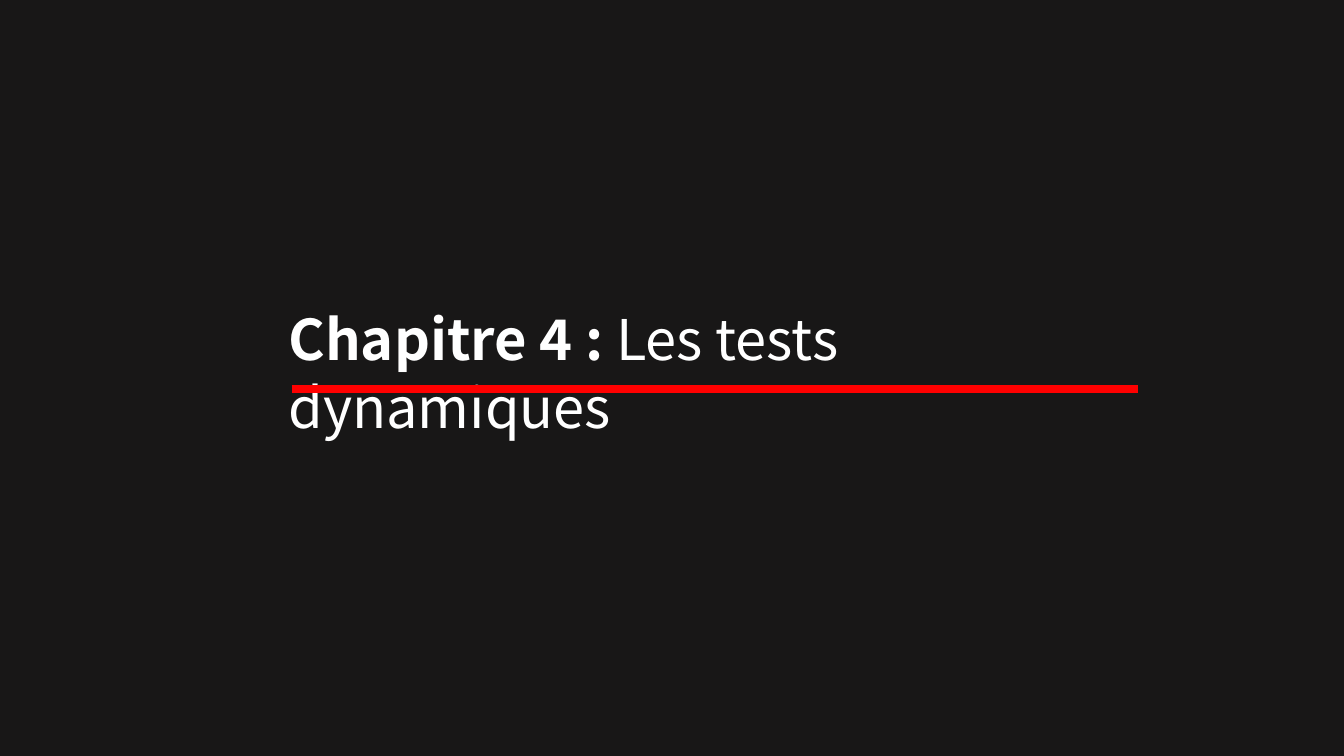
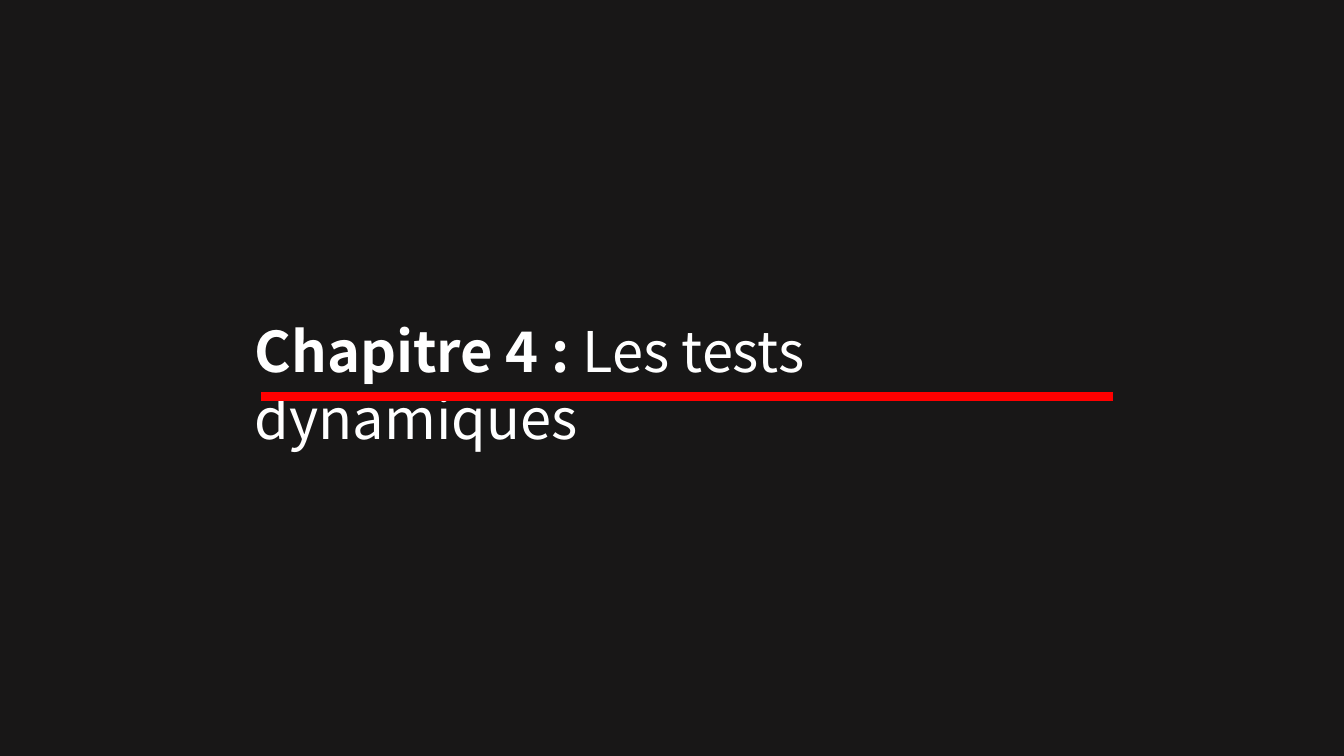
Before and after one commit to NesrineZitouni11/nesrine_zitouni, a slide deck: slide 36 of TRAVAUX/powerpointRevisionISTQB.pptx (slide 35 before the commit). Drawn at 1344x756 pixels with LibreOffice and Linux fonts; fonts in the diff are those of the drawing. Boxes give left, top, right and bottom in pixels: in the first picture for what was removed or moved away, otherwise in the second. Text is boxed around its words. In the diff, an @@ line names an element or a change of style, - is before the commit and + after.

```diff
--- a/TRAVAUX/powerpointRevisionISTQB.pptx
+++ b/TRAVAUX/powerpointRevisionISTQB.pptx
@@ text "Chapitre 4 : Les tests ..." moved from (x1=288, y1=314, x2=838, y2=441) to (x1=255, y1=326, x2=805, y2=452) @@
@@ line moved from (291, 389) - (1138, 389) to (261, 397) - (1113, 397) @@
```
Also in this commit, not shown: 2 slides added.
